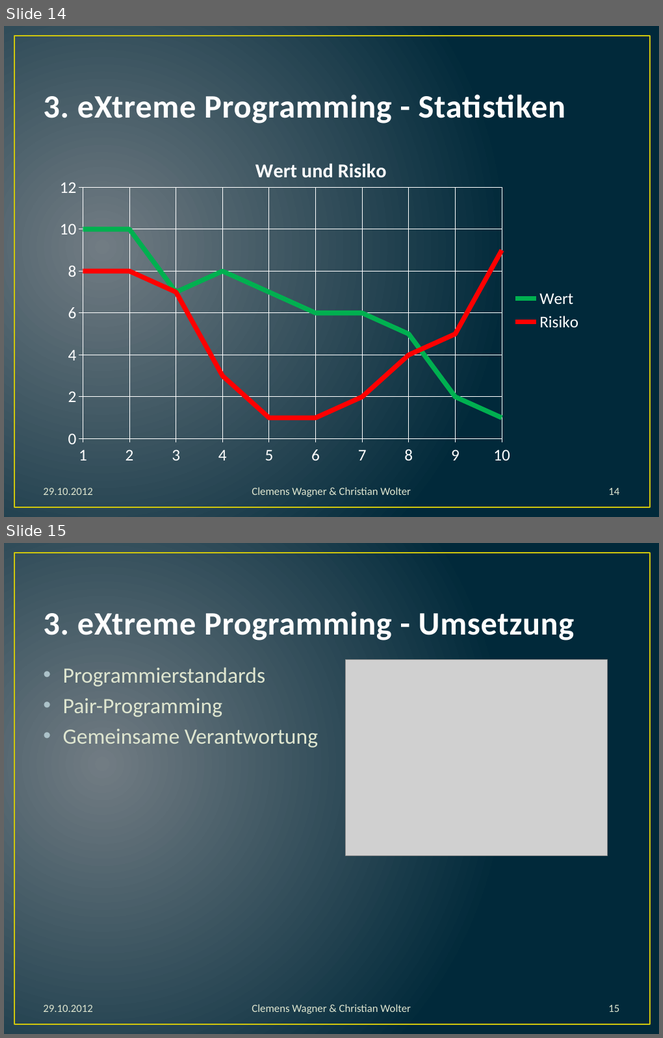
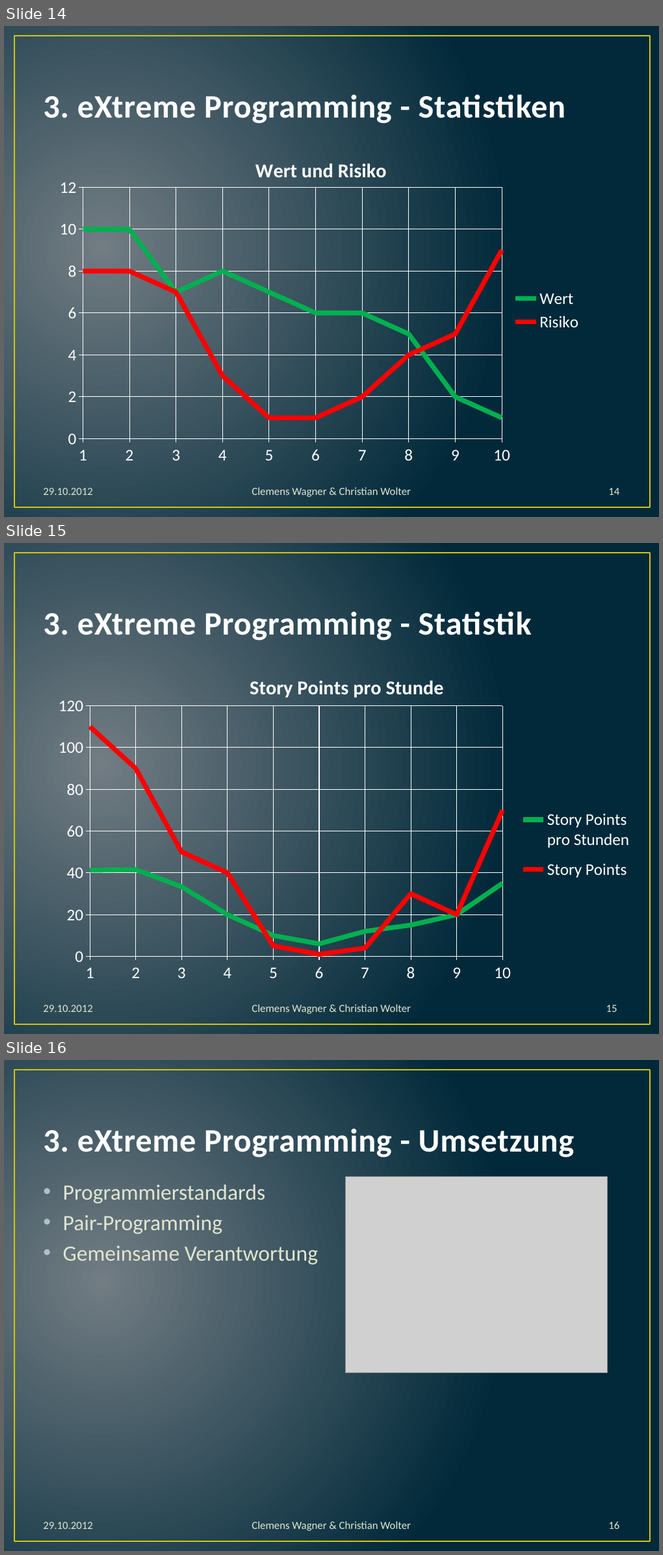
Before and after one commit to dev693/ants, a slide deck: Ants/src/doku/präsentation.pptx. Shown one above the other, each under a label of ours: slides 14 and 15 before the commit, slides 14, 15 and 16 after it. The pictures are 663x1038 and 663x1555 pixels, drawn with LibreOffice and Linux fonts; fonts in the diff are those of the drawing; grey boxes stand for pictures. Boxes give left, top, right and bottom in pixels: in the first picture for what was removed or moved away, otherwise in the second. Text is boxed around its words. In the diff, an @@ line names an element or a change of style, - is before the commit and + after.

```diff
--- a/Ants/src/doku/präsentation.pptx
+++ b/Ants/src/doku/präsentation.pptx
@@ slide 15 added at (4,543,659,1034), background gradient #717C84 to #01293A; not listed: 1 template element that a slide beside it also shows @@
@@ title added at (43,611,532,641), 36 pt, text #FEFEFE, bold @@
+3. eXtreme Programming - Statistik
@@ line chart added at (48,659,646,990) @@
+title "Story Points pro Stunde"
+categories: 1, 2, 3, 4, 5, 6, 7, 8, 9, 10
+Story Points pro Stunden: 41, 42, 33, 20, 10, 6, 12, 15, 20, 35
+Story Points: 110, 90, 50, 40, 5, 1, 4, 30, 20, 70
@@ text added at (43,1005,92,1012), 12 pt, text #DFE6D0 @@
+29.10.2012
@@ text added at (252,1005,411,1014), 12 pt, text #DFE6D0 @@
+Clemens Wagner & Christian Wolter
@@ page number added at (607,1005,618,1012), 12 pt, text #DFE6D0 @@
+15
@@ what was slide 15 is now slide 16 @@
@@ page number at (608,1522,620,1529): text changed @@
-15
+16
```
Also in this commit, not shown: 1 slide changed, 5 other files.
